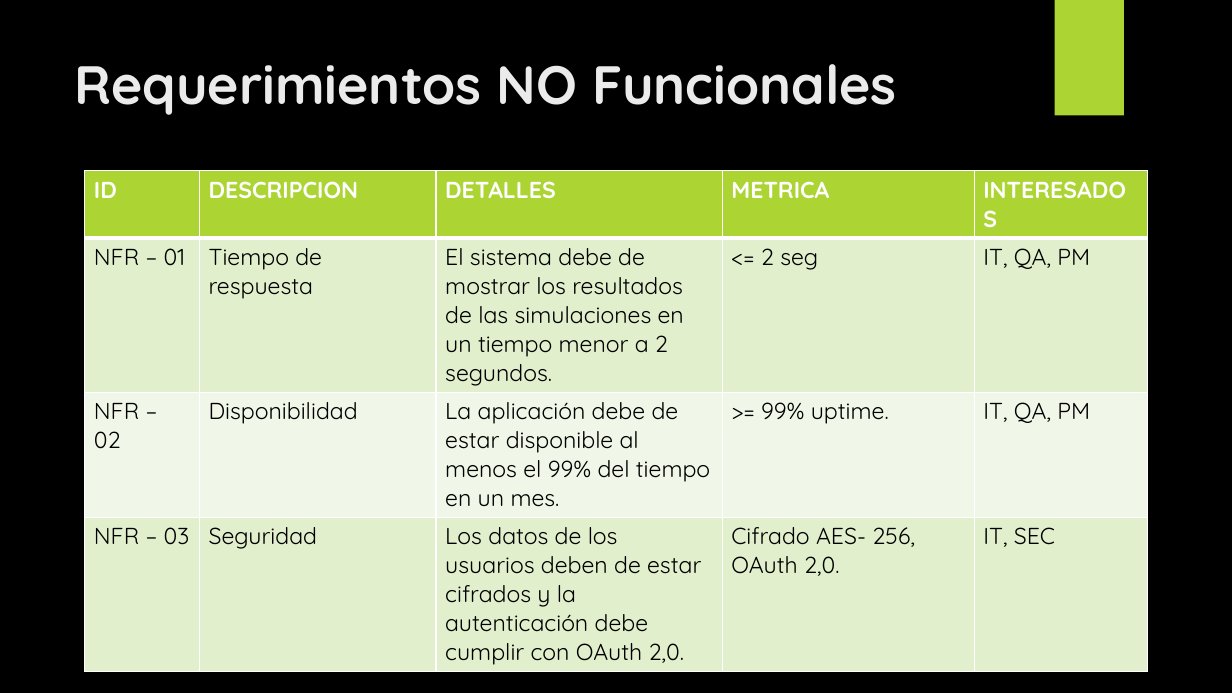
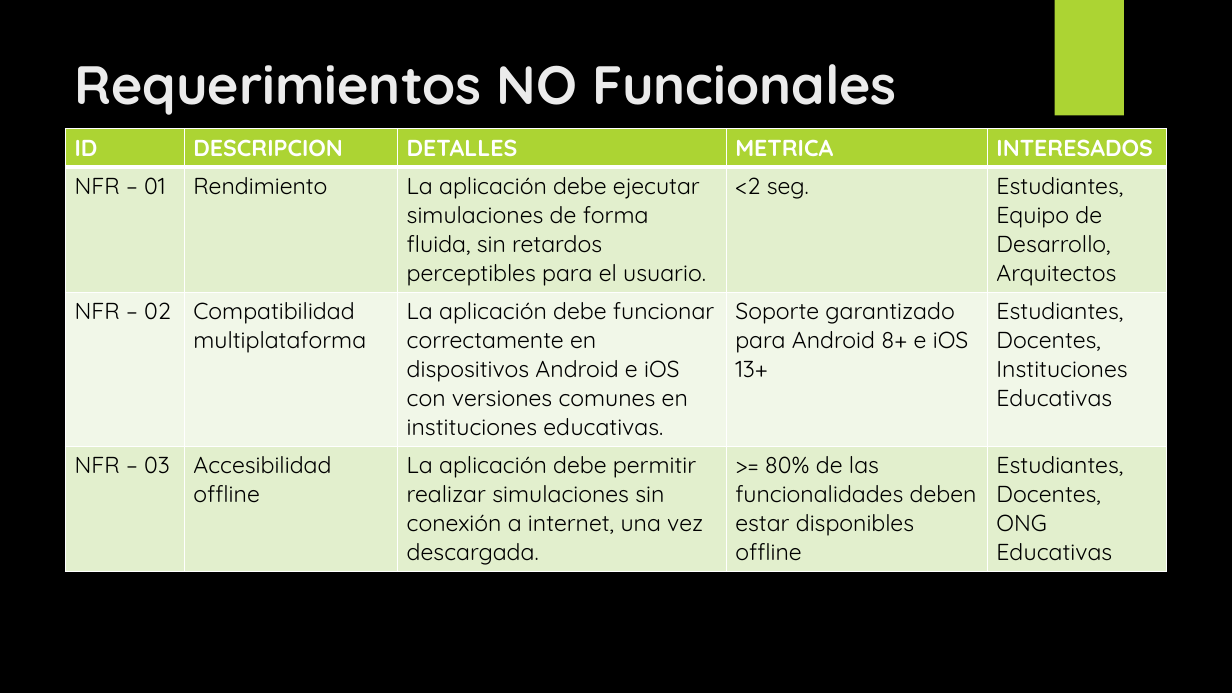
Before and after one commit to Jucer74/SoftwareArchitecture, a slide deck: slide 6 of Project/Context/EduPhysics.context.pptx. Drawn at 1232x693 pixels with LibreOffice and Linux fonts; fonts in the diff are those of the drawing; background and template pictures are left out. Boxes give left, top, right and bottom in pixels: in the first picture for what was removed or moved away, otherwise in the second. Text is boxed around its words. In the diff, an @@ line names an element or a change of style, - is before the commit and + after.

```diff
--- a/Project/Context/EduPhysics.context.pptx
+++ b/Project/Context/EduPhysics.context.pptx
@@ table at bbox=[66, 128, 1168, 610] @@
-row 2: NFR – 01 | Tiempo de respuesta | El sistema debe de mostrar los resultados de las simulaciones en un tiempo menor a 2 segundos. | <= 2 seg | IT, QA, PM
+row 2: NFR – 01 | Rendimiento | La aplicación debe ejecutar simulaciones de forma fluida, sin retardos perceptibles para el usuario. | <2 seg. | Estudiantes, Equipo de Desarrollo, Arquitectos
-row 3: NFR – 02 | Disponibilidad | La aplicación debe de estar disponible al menos el 99% del tiempo en un mes. | >= 99% uptime. | IT, QA, PM
+row 3: NFR – 02 | Compatibilidad multiplataforma | La aplicación debe funcionar correctamente en dispositivos Android e iOS con versiones comunes en instituciones educativas. | Soporte garantizado para Android 8+ e iOS 13+ | Estudiantes, Docentes, Instituciones Educativas
-row 4: NFR – 03 | Seguridad | Los datos de los usuarios deben de estar cifrados y la autenticación debe cumplir con OAuth 2,0. | Cifrado AES- 256, OAuth 2,0. | IT, SEC
+row 4: NFR – 03 | Accesibilidad offline | La aplicación debe permitir realizar simulaciones sin conexión a internet, una vez descargada. | >= 80% de las funcionalidades deben estar disponibles offline | Estudiantes, Docentes, ONG Educativas
@@ table: place and size @@
-table at bbox=[85, 171, 1148, 669]
+table at bbox=[66, 128, 1168, 610]
```
Also in this commit, not shown: 4 other slides changed, 1 slide added, 1 slide removed.
